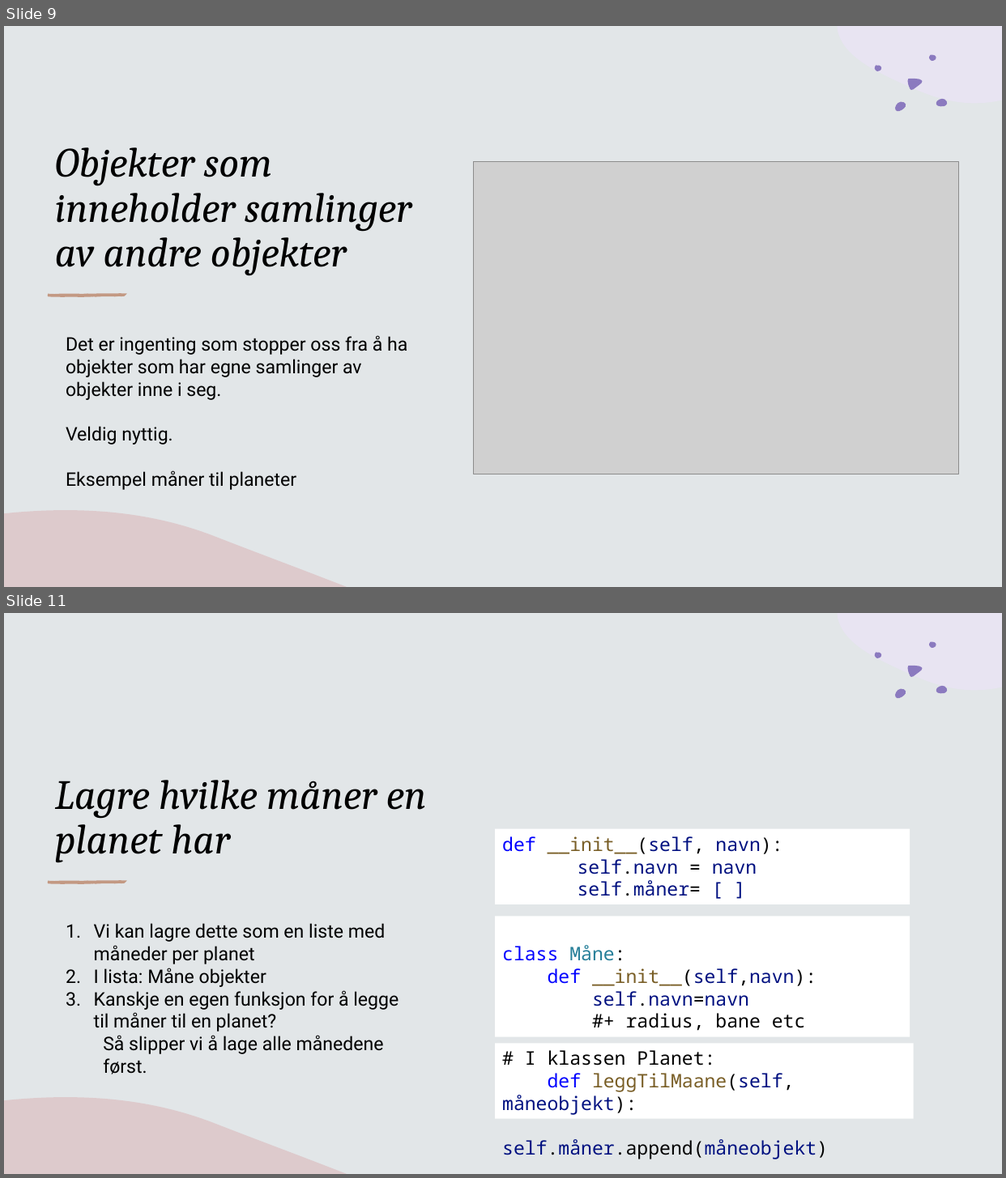
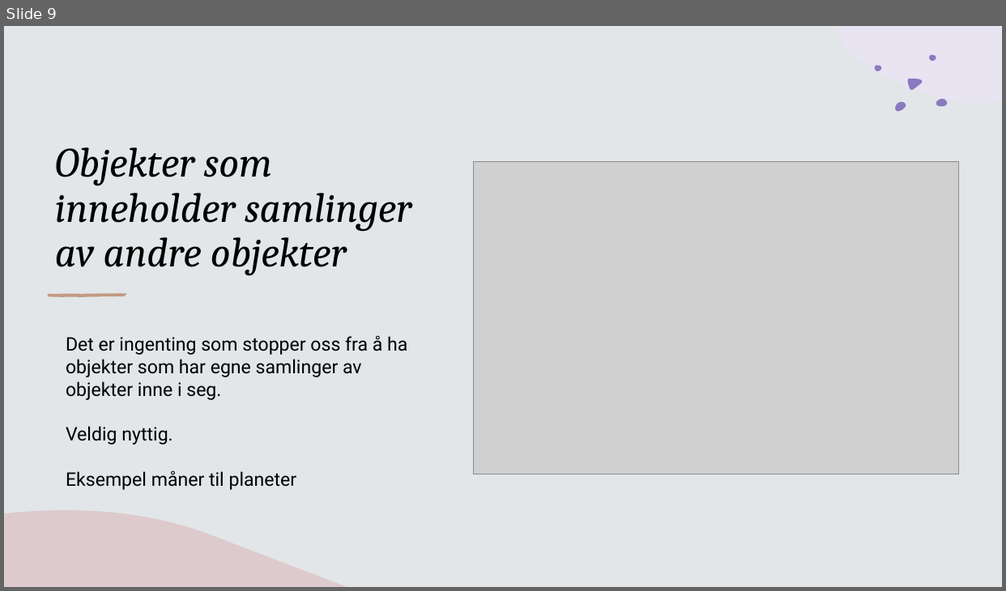
Before and after one commit to Christian326/2-OBJEKTORIENTERT-PROGRAMMERING-, a slide deck: 2C Organisering av flere objekter.pptx. Shown one above the other, each under a label of ours: slides 9 and 11 before the commit, slide 9 after it; the slides between them are not shown. The pictures are 1006x1178 and 1006x591 pixels, drawn with LibreOffice and Linux fonts; fonts in the diff are those of the drawing; grey boxes stand for pictures. Boxes give left, top, right and bottom in pixels: in the first picture for what was removed or moved away, otherwise in the second. Text is boxed around its words. In the diff, an @@ line names an element or a change of style, - is before the commit and + after.

```diff
--- a/2C Organisering av flere objekter.pptx
+++ b/2C Organisering av flere objekter.pptx
@@ slide 11 removed at [4,613,1002,1174], background #E2E6E8; not listed: 2 template elements that a slide beside it also shows @@
@@ freeform shape removed at [4,613,194,702] @@
@@ rectangle removed at [4,613,1002,1174] @@
@@ freeform shape removed at [837,613,1002,690] @@
@@ group removed at [875,641,948,698]: 5 freeform shapes @@
@@ title removed at [55,780,427,863] @@
-Lagre hvilke måner en planet har
@@ rectangle removed at [495,829,910,905] @@
-def __init__(self, navn):
-self.navn = navn
-self.måner= [ ]
@@ group removed at [48,880,127,884]: 5 freeform shapes @@
@@ text removed at [94,923,398,1075] @@
-1. Vi kan lagre dette som en liste med måneder per planet
-2. I lista: Måne objekter
-3. Kanskje en egen funksjon for å legge til måner til en planet?
-  Så slipper vi å lage alle månedene først.
@@ rectangle removed at [495,916,910,1037] @@
-class Måne:
-def __init__(self,navn):
-self.navn=navn
-#+ radius, bane etc
@@ rectangle removed at [495,1043,914,1119] @@
-# I klassen Planet:
-def leggTilMaane(self, måneobjekt):
-self.måner.append(måneobjekt)
@@ freeform shape removed at [803,1064,1002,1174] @@
@@ freeform shape removed at [4,1097,347,1174] @@
```
Also in this commit, not shown: 2 slides changed, 3 other files.
